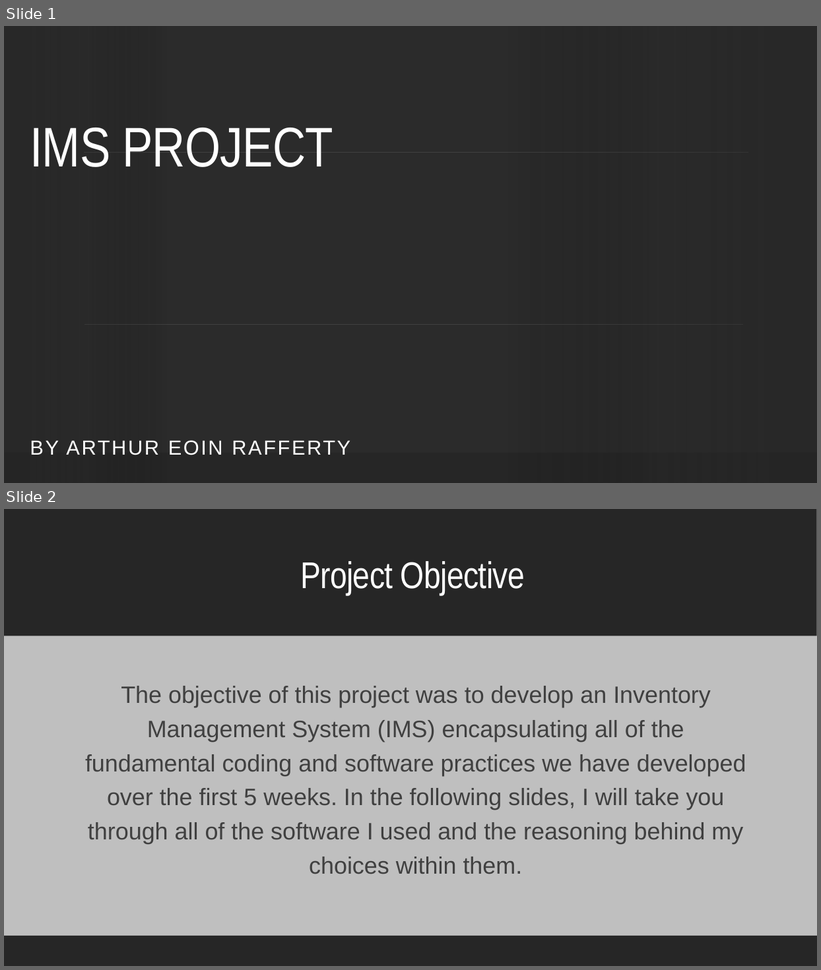
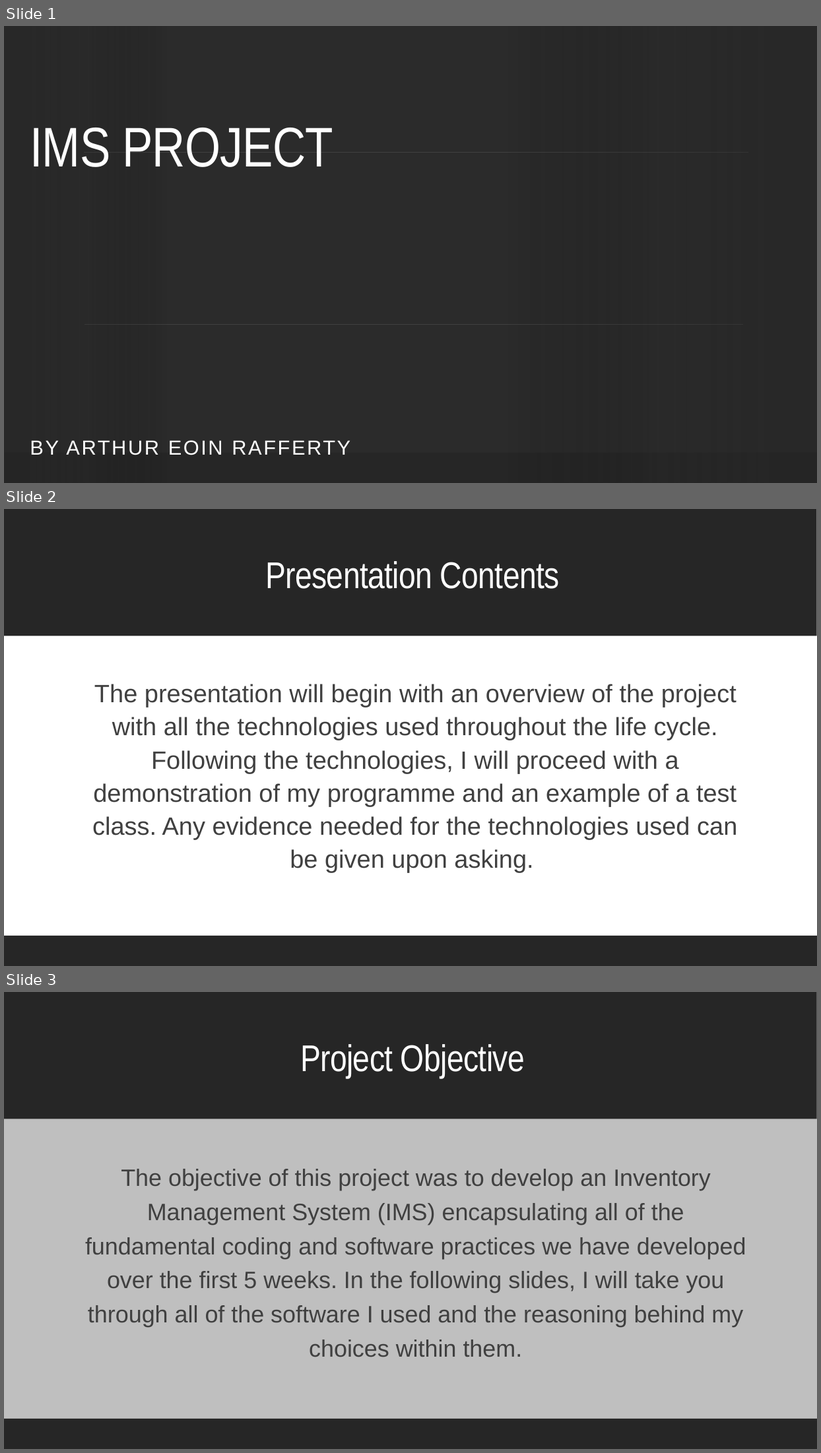
Before and after one commit to Arthurraffs/arthur-ims-project, a slide deck: ArthurIMS-presentation.pptx. Shown one above the other, each under a label of ours: slides 1 and 2 before the commit, slides 1, 2 and 3 after it. The pictures are 821x970 and 821x1453 pixels, drawn with LibreOffice and Linux fonts; fonts in the diff are those of the drawing; background and template pictures are left out; a plain dark background stands for a picture behind light text. Boxes give left, top, right and bottom in pixels: in the first picture for what was removed or moved away, otherwise in the second. Text is boxed around its words. In the diff, an @@ line names an element or a change of style, - is before the commit and + after.

Commit message:
project day commit

```diff
--- a/ArthurIMS-presentation.pptx
+++ b/ArthurIMS-presentation.pptx
@@ slide 2 added at [4,509,817,966], background #FFFFFF @@
@@ rectangle added at [4,509,817,966], fill #FFFFFF @@
@@ rectangle added at [4,509,817,636], fill #262626 @@
@@ title added at [265,561,560,589], 44 pt, text #FFFFFF @@
+Presentation Contents
@@ text added at [92,684,737,873], 29.6 pt, text #404040 @@
+  The presentation will begin with an overview of the project with all the technologies used throughout the life cycle. Following the technologies, I will proceed with a demonstration of my programme and an example of a test class. Any evidence needed for the technologies used can be given upon asking.
@@ rectangle added at [4,936,817,966], fill #262626 @@
@@ what was slide 2 is now slide 3 @@
```
Also in this commit, not shown: 1 slide changed.
